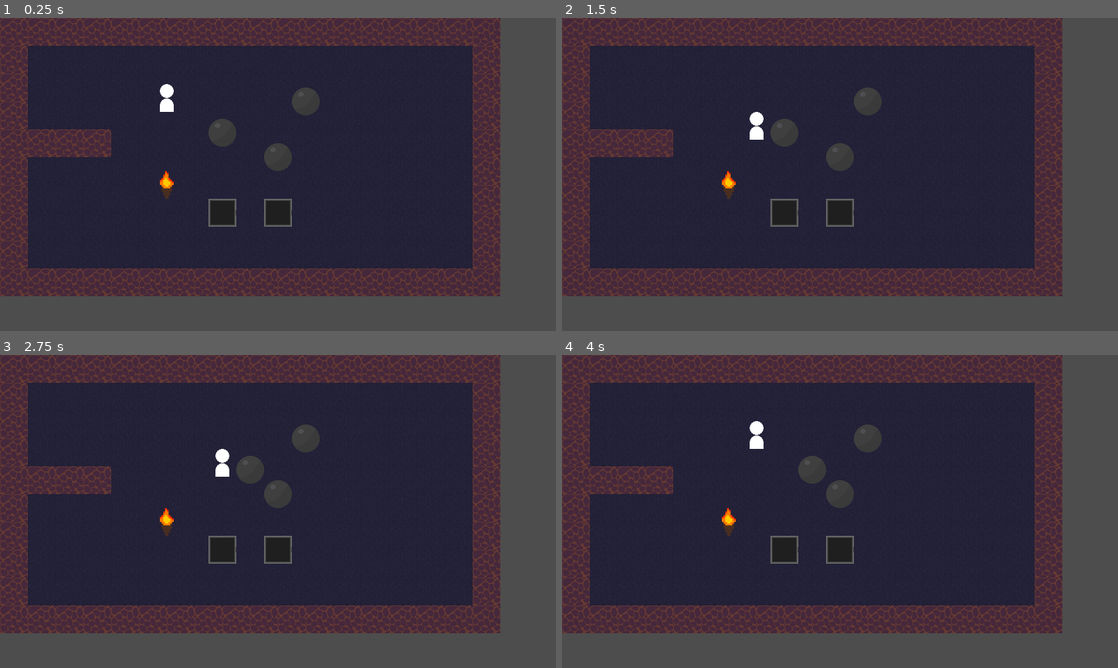
Above: before the commit, frames 1-4 (two rows, left to right).
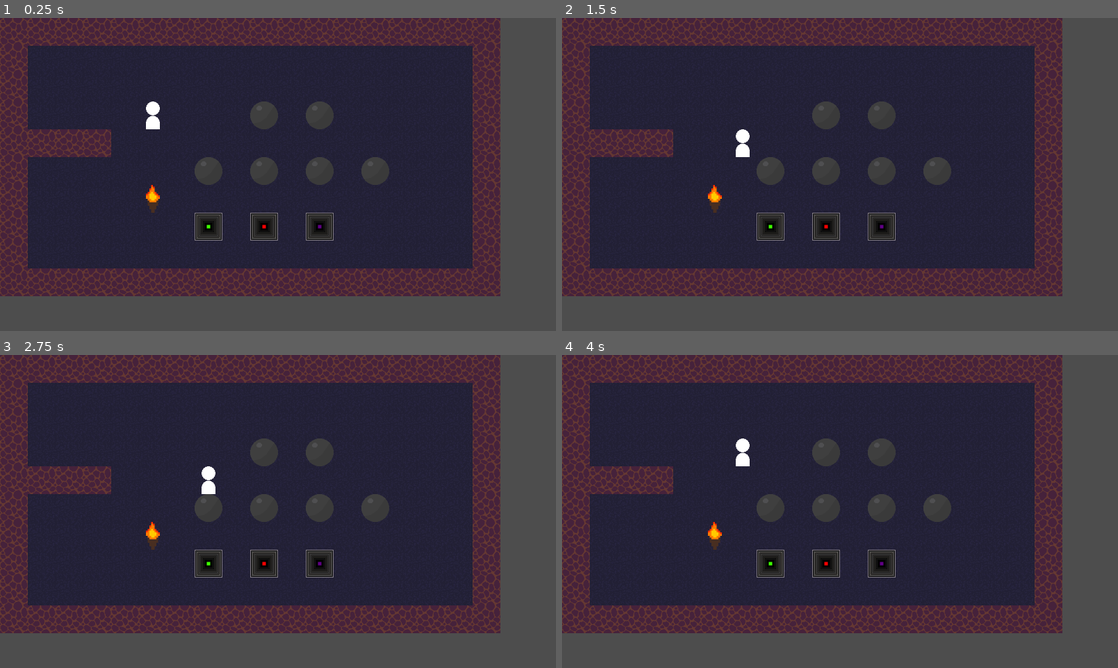
Above: after the commit, the same moments.

Repository: youssefevan/kickoff-jam-fall-2023
Game: Godot game, scene res://scenes/world_grid.tscn
Two runs of this game, one before a commit and one after it. Both use one fixed random seed, a clock stepped at 60 frames per second and the inputs below.
Inputs:
- Up to frame 1 (0.25 s): no input
- Up to frame 2 (1.5 s): tap Enter at 0.5 s; hold D (right) 0.53-1.28 s; tap Space at 1.25 s; hold S (down) from 1.28 s (still down)
- Up to frame 3 (2.75 s): tap Enter at 2 s; release S (down) at 2.03 s; hold D (right) from 2.03 s (still down)
- Up to frame 4 (4 s): tap Space at 2.75 s; release D (right) at 2.78 s; hold W (up) 2.78-3.53 s; tap Enter at 3.5 s; hold A (left) from 3.53 s (still down)

The runs differ from the first frame. In frame 1, 5.4% of the frame differs, in the area x 0-90%, y 0-89%; in frame 2, 5.4%; in frame 3, 5.3%; in frame 4, 5.3%.

Commit message:
Visual changes

Diff:
--- /dev/null
+++ b/KickoffJamFall2023/scenes/exit.tscn
@@ -0,0 +1,14 @@
+[gd_scene load_steps=3 format=3 uid="uid://di7mevuen2v4a"]
+
+[ext_resource type="Texture2D" uid="uid://brgrnwu2ry3w2" path="res://sprites/exit.png" id="1_pcu5u"]
+
+[sub_resource type="RectangleShape2D" id="RectangleShape2D_6muhk"]
+size = Vector2(16, 16)
+
+[node name="Exit" type="Area2D"]
+
+[node name="Sprite" type="Sprite2D" parent="."]
+texture = ExtResource("1_pcu5u")
+
+[node name="CollisionShape2D" type="CollisionShape2D" parent="."]
+shape = SubResource("RectangleShape2D_6muhk")
--- a/KickoffJamFall2023/scenes/level_1.tscn
+++ b/KickoffJamFall2023/scenes/level_1.tscn
@@ -1,9 +1,10 @@
-[gd_scene load_steps=5 format=3 uid="uid://c5w7wcf6agwjy"]
+[gd_scene load_steps=6 format=3 uid="uid://c5w7wcf6agwjy"]
 
 [ext_resource type="PackedScene" uid="uid://in17ywkbxbmc" path="res://scenes/tile_map.tscn" id="1_u3r6i"]
 [ext_resource type="PackedScene" uid="uid://xkm7yrbouirx" path="res://scenes/player_grid.tscn" id="2_3g0yn"]
 [ext_resource type="PackedScene" uid="uid://lapt7kiatri8" path="res://scenes/boulder_grid.tscn" id="3_i6p1q"]
 [ext_resource type="PackedScene" uid="uid://x61xkbqe2tmk" path="res://scenes/pit.tscn" id="4_3k6f2"]
+[ext_resource type="PackedScene" uid="uid://di7mevuen2v4a" path="res://scenes/exit.tscn" id="5_wat6w"]
 
 [node name="Level1" type="Node2D"]
 
@@ -49,3 +50,6 @@
 
 [node name="Pit3" parent="." instance=ExtResource("4_3k6f2")]
 position = Vector2(992, 608)
+
+[node name="Exit" parent="." instance=ExtResource("5_wat6w")]
+position = Vector2(96, 160)
--- a/KickoffJamFall2023/scenes/pit.tscn
+++ b/KickoffJamFall2023/scenes/pit.tscn
@@ -16,7 +16,7 @@
 [node name="Sprite" type="Sprite2D" parent="."]
 texture = ExtResource("2_q3qhj")
 hframes = 2
-vframes = 2
+vframes = 3
 
 [node name="Collider" type="CollisionShape2D" parent="."]
 shape = SubResource("RectangleShape2D_hrrqq")
--- a/KickoffJamFall2023/scenes/world_grid.tscn
+++ b/KickoffJamFall2023/scenes/world_grid.tscn
@@ -9,27 +9,40 @@
 [node name="WorldGrid" type="Node2D"]
 
 [node name="PlayerGrid" parent="." instance=ExtResource("1_sqhh3")]
-position = Vector2(384, 184)
+position = Vector2(352, 224)
 
 [node name="TileMap" parent="." instance=ExtResource("2_64l1k")]
 z_index = -2
 layer_0/tile_data = PackedInt32Array(0, 0, 0, 65536, 0, 0, 131072, 0, 0, 196608, 0, 0, 262144, 0, 0, 327680, 0, 0, 4587 …(2337 unchanged characters)…
 
 [node name="BoulderGrid" parent="." instance=ExtResource("3_0cos2")]
-position = Vector2(512, 264)
+position = Vector2(480, 352)
+
+[node name="BoulderGrid4" parent="." instance=ExtResource("3_0cos2")]
+position = Vector2(608, 224)
+
+[node name="BoulderGrid5" parent="." instance=ExtResource("3_0cos2")]
+position = Vector2(736, 224)
+
+[node name="BoulderGrid6" parent="." instance=ExtResource("3_0cos2")]
+position = Vector2(864, 352)
 
 [node name="BoulderGrid3" parent="." instance=ExtResource("3_0cos2")]
-position = Vector2(704, 192)
+position = Vector2(608, 352)
 
 [node name="Torch" parent="." instance=ExtResource("4_s67g7")]
-position = Vector2(384, 384)
+position = Vector2(352, 416)
 
 [node name="BoulderGrid2" parent="." instance=ExtResource("3_0cos2")]
-position = Vector2(640, 320)
+position = Vector2(736, 352)
 
 [node name="Pit" parent="." instance=ExtResource("7_owveo")]
-position = Vector2(512, 448)
+position = Vector2(480, 480)
 
 [node name="Pit2" parent="." instance=ExtResource("7_owveo")]
-position = Vector2(640, 448)
+position = Vector2(608, 480)
 capacity = 2
+
+[node name="Pit3" parent="." instance=ExtResource("7_owveo")]
+position = Vector2(736, 480)
+capacity = 3
--- a/KickoffJamFall2023/scripts/pit.gd
+++ b/KickoffJamFall2023/scripts/pit.gd
@@ -5,10 +5,7 @@
 var current_boulders := 0
 
 func _ready():
-	if capacity == 1:
-		$Sprite.frame = 0
-	elif capacity == 2:
-		$Sprite.frame == 2
+	update_sprite()
 
 func _on_area_entered(area):
 	if current_boulders != capacity:
@@ -23,10 +20,25 @@
 				$Collider.disabled = true
 
 func update_sprite():
-	if capacity == 1:
-		$Sprite.frame = 1
-	elif capacity == 2:
-		if current_boulders == 1:
+	if current_boulders == 0:
+		if capacity == 1:
+			$Sprite.frame = 0
+		elif capacity == 2:
+			$Sprite.frame = 2
+		else:
+			$Sprite.frame = 4
+	elif current_boulders == 1:
+		if capacity == 1:
+			$Sprite.frame = 1
+		elif capacity == 2:
 			$Sprite.frame = 3
-		if current_boulders == 2:
+		else:
+			$Sprite.frame = 5
+	elif current_boulders == 2:
+		if capacity == 2:
 			$Sprite.frame = 1
+		elif capacity == 3:
+			$Sprite.frame = 3
+	elif current_boulders == 3:
+		if capacity == 3:
+			$Sprite.frame = 1
Binary file added: KickoffJamFall2023/sprites/exit.png
Not shown, added: KickoffJamFall2023/sprites/exit.png.import
Binary file changed: KickoffJamFall2023/sprites/pit.png
Binary file changed: KickoffJamFall2023/sprites/tile.png
